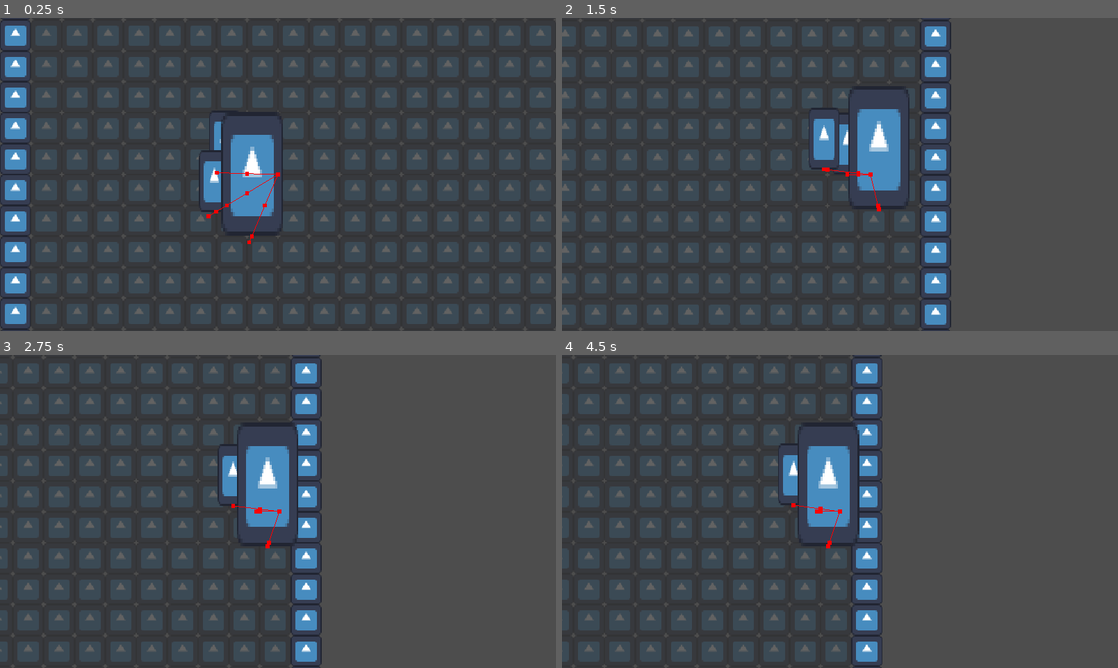
Above: before the commit, frames 1-4 (two rows, left to right).
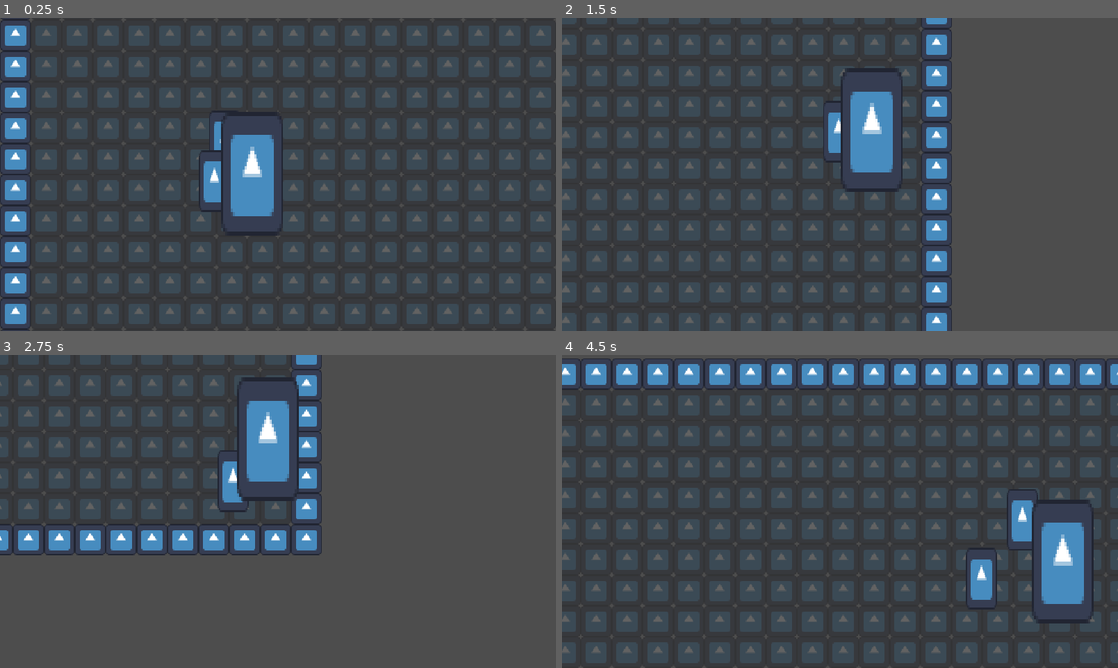
Above: after the commit, the same moments.

Repository: slotling/collateral-damage-gwj71
Game: Godot game, scene res://Scenes/Root/world.tscn
Two runs of this game, one before a commit and one after it. Both use one fixed random seed, a clock stepped at 60 frames per second and the inputs below. The engine's default icon, where the game draws it, is replaced by a stand-in: a white triangle on a blue panel in a dark square.
Inputs (mouse positions are in pixels of both pictures, inside the frame that each line leads up to):
- Up to frame 1 (0.25 s): no input
- Up to frame 2 (1.5 s): move the mouse to (962, 158) at 0.52 s; hold Right (ui_right) 0.53-1.28 s; click (962, 158) at 0.6 s; move the mouse to (728, 190) at 1.27 s; hold Down (ui_down) from 1.28 s (still down); right-click (728, 190) at 1.35 s
- Up to frame 3 (2.75 s): move the mouse to (333, 442) at 2.02 s; release Down (ui_down) at 2.03 s; hold Right (ui_right) from 2.03 s (still down); hold Shift (run) from 2.03 s (still down)
- Up to frame 4 (4.5 s): move the mouse to (812, 574) at 2.77 s; release Right (ui_right) at 2.78 s; release Shift (run) at 2.78 s; hold Up (ui_up) 2.78-3.53 s; click (812, 574) at 2.85 s; move the mouse to (1006, 558) at 3.52 s; hold Left (ui_left) from 3.53 s (still down); right-click (1006, 558) at 3.6 s; move the mouse to (673, 464) at 4.27 s; tap Shift (run) at 4.35 s

The runs differ from the first frame. In frame 1, 0.1% of the frame differs, in the area x 37-51%, y 48-73%; in frame 2, 16%; in frame 3, 15%; in frame 4, 24%, in the area x 0-100%, y 0-100%.

Commit message:
make enemies be able to be damaged and die

Diff:
--- a/Handlers/health_handler.gd
+++ b/Handlers/health_handler.gd
@@ -11,3 +11,6 @@
 	hit.emit(cause)
 	if health == 0:
 		died.emit(cause)
+
+func _on_hit_box_handler_hit(strength, cause):
+	affect(-strength, cause)
--- a/Resources/Tilesets/MainTileset.tres
+++ b/Resources/Tilesets/MainTileset.tres
@@ -31,6 +31,7 @@
 [resource]
 tile_size = Vector2i(32, 32)
 physics_layer_0/collision_layer = 1
+physics_layer_0/collision_mask = 0
 navigation_layer_0/layers = 1
 sources/0 = SubResource("TileSetAtlasSource_1e8eb")
 sources/1 = SubResource("TileSetAtlasSource_bqjy3")
--- a/Scenes/Entities/Characters/demolitionist_player.tscn
+++ b/Scenes/Entities/Characters/demolitionist_player.tscn
@@ -4,6 +4,7 @@
 [ext_resource type="Script" path="res://Handlers/AttackHandlers/Demolitionist_Attack1.gd" id="2_svhre"]
 
 [node name="DemolitionistPlayer" instance=ExtResource("1_w0i3m")]
+collision_layer = 0
 
-[node name="CharacterAttack1" parent="." index="4"]
+[node name="CharacterAttack1" parent="." index="5"]
 script = ExtResource("2_svhre")
--- a/Scenes/Entities/Projectiles/explosion.gd
+++ b/Scenes/Entities/Projectiles/explosion.gd
@@ -10,3 +10,7 @@
 # Called every frame. 'delta' is the elapsed time since the previous frame.
 func _process(delta):
 	pass
+
+func _on_explosion_active_timer_timeout():
+	$HurtBoxHandler/CollisionShape2D.disabled = true
+	queue_free()
--- a/Scenes/Entities/Projectiles/explosion.tscn
+++ b/Scenes/Entities/Projectiles/explosion.tscn
@@ -11,6 +11,14 @@
 script = ExtResource("1_ulibx")
 
 [node name="HurtBoxHandler" parent="." instance=ExtResource("2_dvesb")]
+cause = "Exploded"
 
 [node name="CollisionShape2D" type="CollisionShape2D" parent="HurtBoxHandler"]
 shape = SubResource("CircleShape2D_pe2d0")
+
+[node name="ExplosionActiveTimer" type="Timer" parent="."]
+wait_time = 0.25
+one_shot = true
+autostart = true
+
+[connection signal="timeout" from="ExplosionActiveTimer" to="." method="_on_explosion_active_timer_timeout"]
--- a/Scenes/Entities/enemy.gd
+++ b/Scenes/Entities/enemy.gd
@@ -37,8 +37,6 @@
 	]:
 		movement_handler.set(i, get(i))
 
-
-
 func target_setup() -> void:
 	await get_tree().physics_frame
 	if target:
@@ -51,10 +49,7 @@
 	return global_position.direction_to(nav_agent.get_next_path_position())
 
 func _physics_process(delta: float) -> void:
-
 	dir = navigate_dir()
-
-	print(dir)
 
 	if soft_collision.is_colliding():
 		velocity += soft_collision.get_push_vector() * delta * 1000
@@ -64,3 +59,6 @@
 	movement_handler.running = movement_handler.bot_sprint_condition
 
 	move_and_slide()
+
+func _on_health_handler_died(cause):
+	queue_free()
--- a/Scenes/Entities/enemy.tscn
+++ b/Scenes/Entities/enemy.tscn
@@ -17,6 +17,8 @@
 size = Vector2(24, 24)
 
 [node name="Enemy" type="CharacterBody2D"]
+collision_layer = 4
+collision_mask = 5
 motion_mode = 1
 script = ExtResource("1_eb3nf")
 
@@ -46,4 +48,6 @@
 max_speed = 150
 
 [node name="NavigationAgent2D" type="NavigationAgent2D" parent="."]
-debug_enabled = true
+
+[connection signal="hit" from="HitBoxHandler" to="HealthHandler" method="_on_hit_box_handler_hit"]
+[connection signal="died" from="HealthHandler" to="." method="_on_health_handler_died"]
--- a/project.godot
+++ b/project.godot
@@ -55,8 +55,9 @@
 
 [layer_names]
 
-2d_physics/layer_1="Default"
+2d_physics/layer_1="World (layer) - Enemy & Player (mask)"
 2d_physics/layer_2="Soft Collision"
+2d_physics/layer_3="Enemy - Enemy"
 
 [rendering]
 
Not shown: 1 places in Scenes/Entities/Projectiles/Bomb.tscn that only renumber resources
